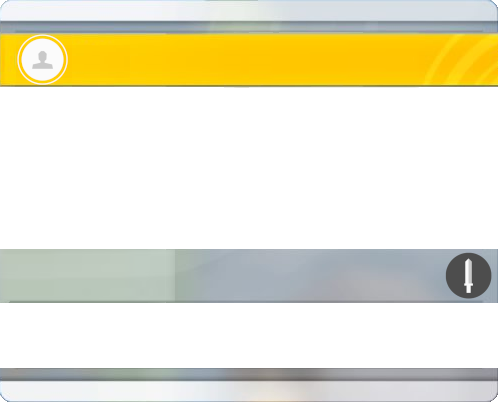
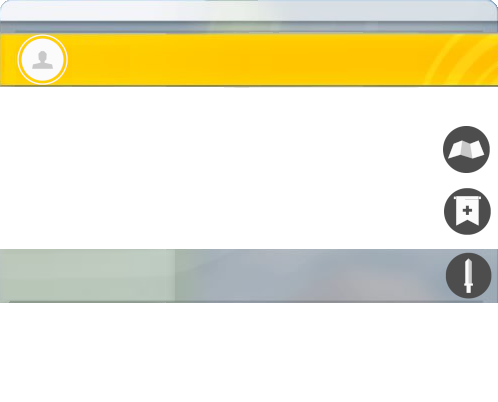
Layered file, before and after one edit (498 × 402). Changes by layer:
hid "Bottom" over 0, 368, 498, 402
added layer "Timezone Icon" above "ID Icon" over 443, 126, 490, 173
added layer "ID Icon" above "Lv Icon" over 444, 188, 491, 235
